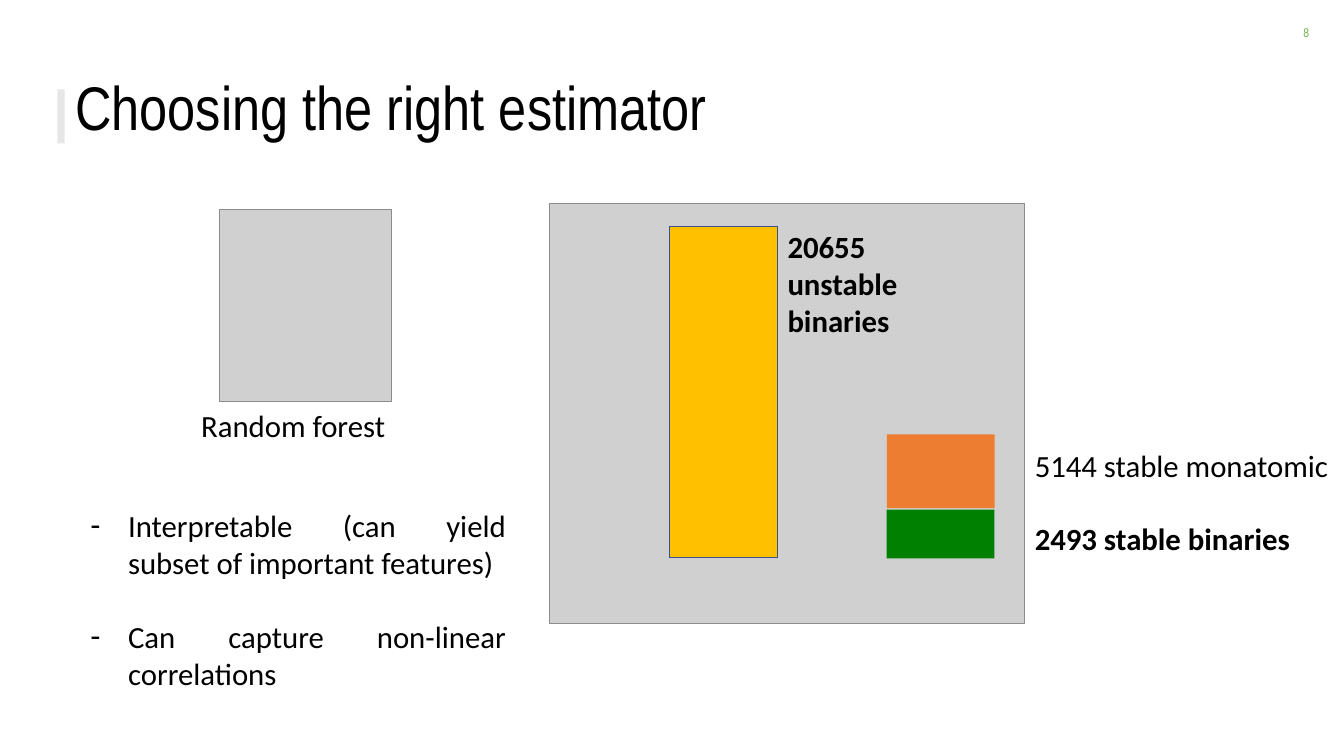
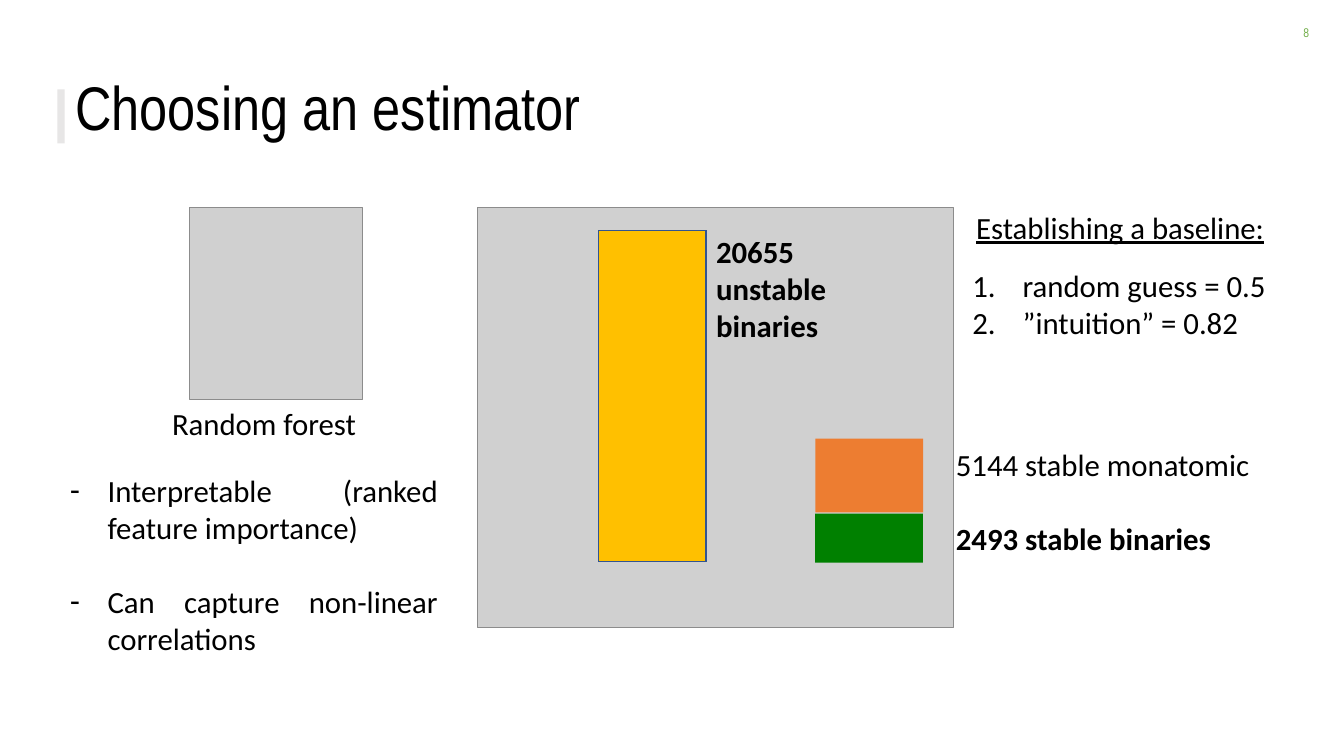
Before and after one commit to ckborg/DSE_challenge, a slide deck: slide 8 of DSE_challenge_slides.pptx. Drawn at 1344x756 pixels with LibreOffice and Linux fonts; fonts in the diff are those of the drawing; grey boxes stand for pictures; background and template pictures are left out. Boxes give left, top, right and bottom in pixels: in the first picture for what was removed or moved away, otherwise in the second. Text is boxed around its words. In the diff, an @@ line names an element or a change of style, - is before the commit and + after.

```diff
--- a/DSE_challenge_slides.pptx
+++ b/DSE_challenge_slides.pptx
@@ title at (75,85,581,142): text changed @@
-Choosing the right estimator
+Choosing an estimator
@@ picture: place and size @@
-picture at (219,210,391,402)
+picture at (190,208,362,400)
@@ text added at (976,217,1264,245), 22 pt, text #000000, underline @@
+Establishing a baseline:
@@ text added at (1023,275,1266,335), 22 pt, text #000000 @@
+1. random guess = 0.5
+2. ”intuition” = 0.82
@@ text "Random forest": place and size @@
-text "Random forest" at (201,415,385,438)
+text "Random forest" at (172,413,355,436)
@@ 3 rectangles, 1 picture, 1 text: place and size @@
-3 rectangles, 1 picture, 1 text at (549,204,1025,624)
+3 rectangles, 1 picture, 1 text at (478,208,954,628)
@@ text "5144 stable monatomic": place and size @@
-text "5144 stable monatomic" at (1035,455,1328,551)
+text "5144 stable monatomic" at (956,454,1249,551)
@@ text "Interpretable (ranked feature importance)": place and size @@
-text "Interpretable (ranked feature importance)" at (128,514,506,653)
+text "Interpretable (ranked feature importance)" at (108,479,438,651)
@@ text at (108,479,438,544): text changed @@
-– Interpretable (can yield subset of important features)
+– Interpretable (ranked feature importance)
```
Also in this commit, not shown: 6 other slides changed, 3 slides added, 5 slides removed, 1 other file.
